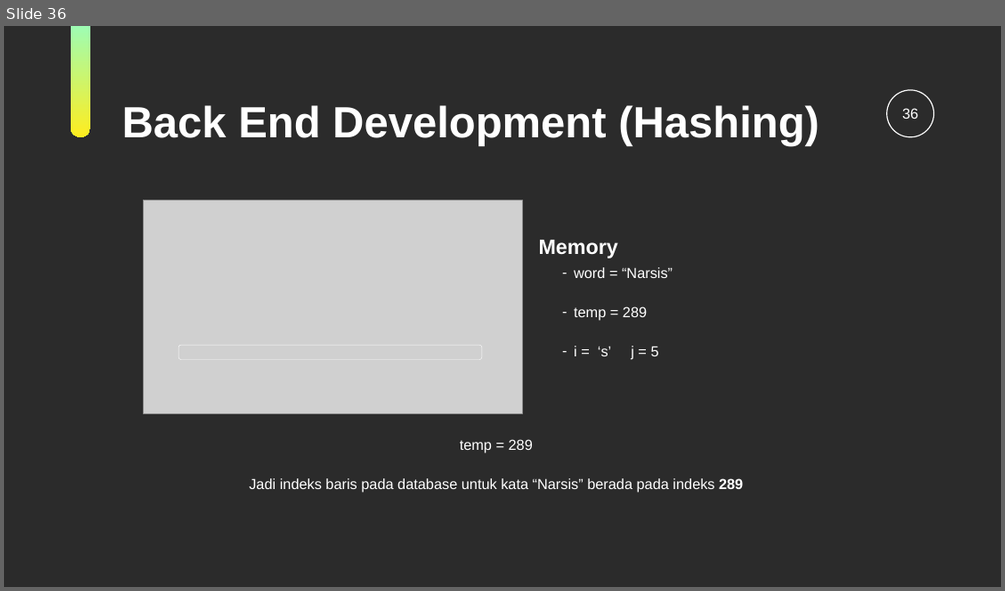
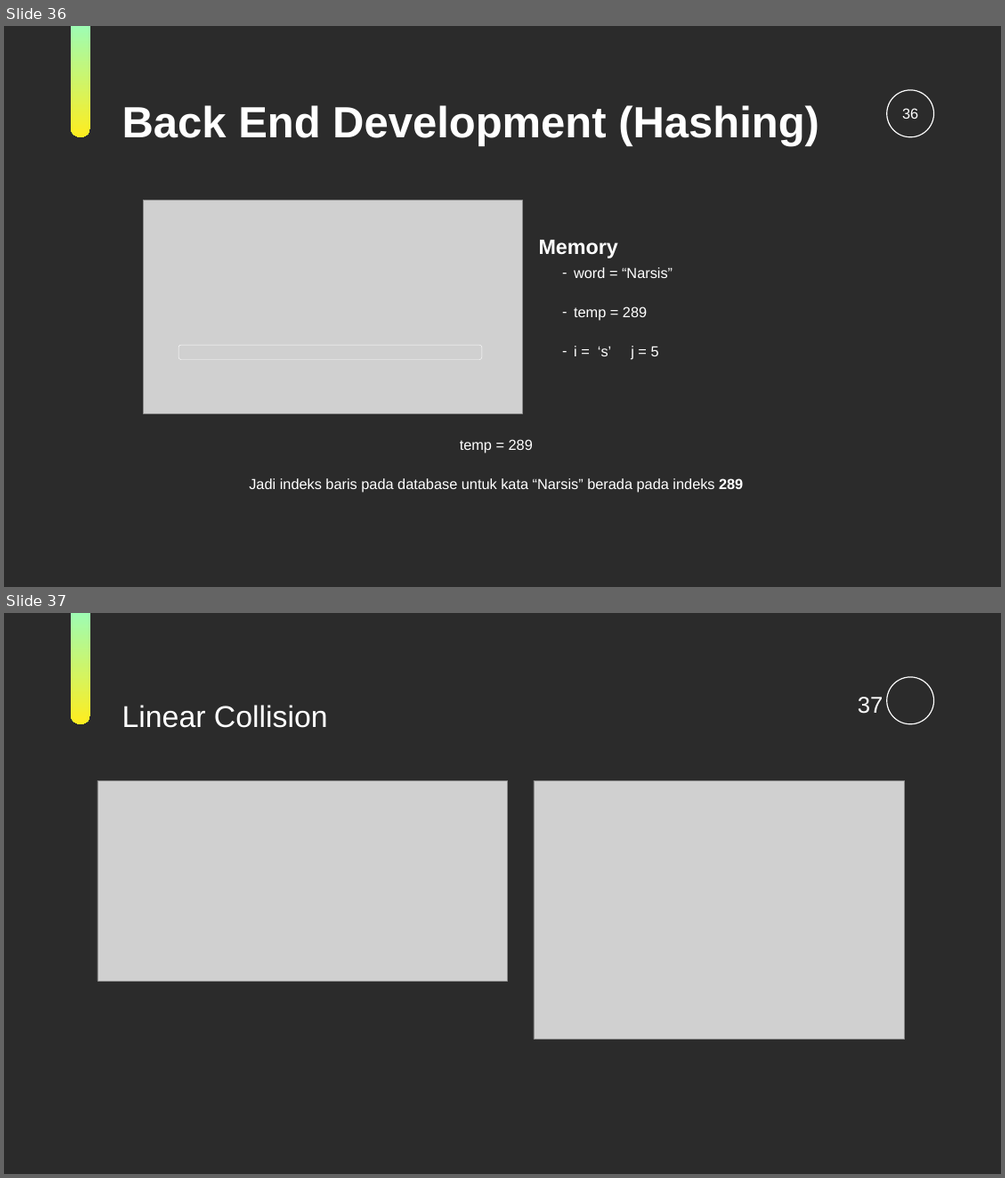
Before and after one commit to Jrhero14/FINALPROJECT-StrukturData, a slide deck: KamusGaul-Strukdat.ppt. Shown one above the other, each under a label of ours: slide 36 before the commit, slides 36 and 37 after it. The pictures are 1005x591 and 1005x1178 pixels, drawn with LibreOffice and Linux fonts; fonts in the diff are those of the drawing; grey boxes stand for pictures; background and template pictures are left out; a plain dark background stands for a picture behind light text. Boxes give left, top, right and bottom in pixels: in the first picture for what was removed or moved away, otherwise in the second. Text is boxed around its words. In the diff, an @@ line names an element or a change of style, - is before the commit and + after.

```diff
--- a/KamusGaul-Strukdat.ppt
+++ b/KamusGaul-Strukdat.ppt
@@ slide 37 added at [4, 613, 1001, 1174], background picture (left out); not listed: 2 template elements that a slide beside it also shows @@
@@ title added at [122, 705, 328, 728], 58 pt, text #FFFFFF @@
+Linear Collision
@@ page number added at [858, 697, 883, 714], 44 pt, text #FFFFFF @@
+37
@@ picture added at [97, 780, 507, 981] @@
@@ picture added at [534, 780, 905, 1038] @@
```
Also in this commit, not shown: 5 slides changed, 4 other slides added, 2 slides removed.
